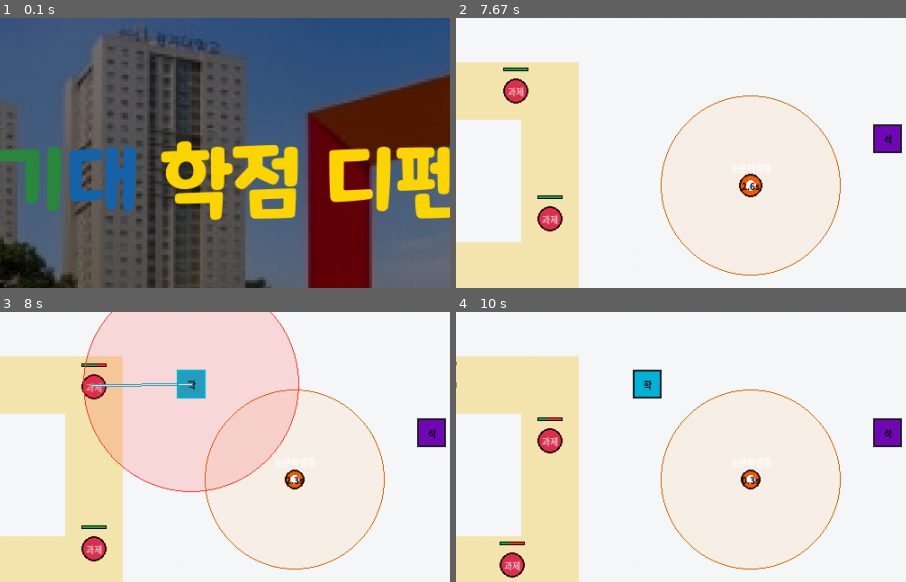
Above: before the commit, frames 1-4 (two rows, left to right).
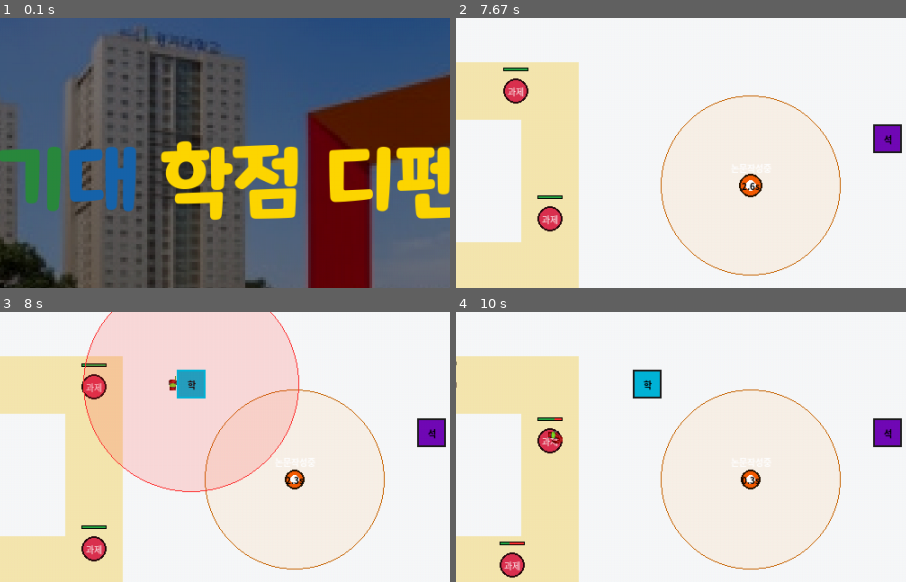
Above: after the commit, the same moments.

Repository: Dooroomi/kgu-defense-game
Game: pygame game, started from pygame_defense/main.py
The game is run twice, just before and just after one commit, with the same random seed, the same clock (stepped at 60 frames per second) and the same inputs.
Inputs (mouse positions are % of the whole screen's width and height, from its top left):
- Up to frame 1 (0.1 s): no input
- Up to frame 2 (7.67 s): click (46, 54) at 0.38 s; click (19, 35) at 0.72 s; tap Space at 1, 4.4, 4.7 s; click (45, 76) at 1.88 s; click (34, 17) at 2.55 s; click (86, 42) at 3.38 s; click "과제" at 3.72 s; click (72, 25) at 4.05 s; right-click (28, 42) at 4.95 s; click (77, 61) at 5.28 s; click (71, 37) at 5.62 s; click (81, 74) at 6.28 s; click "과제" at 6.62 s; click (15, 85) at 6.95 s; click (57, 34) at 7.28 s; click (82, 27) at 7.62 s
- Up to frame 3 (8 s): click (46, 16) at 7.95 s
- Up to frame 4 (10 s): click (64, 56) at 8.28 s; click "과제" at 8.62 s; tap Space at 8.97, 9.27 s; click (72, 81) at 9.38 s; click (80, 78) at 9.72 s
The pictures show only the part of the screen within x 25-75%, y 3-53%; the shares and areas given below are measured in that part.

Frames 1-2 are identical in both runs. In frame 3, 0.3% of the frame differs, in the area x 20-43%, y 19-30%; in frame 4, 0.1%.

Commit message:
Feat: 학부생 아메리카노 투척 애니메이션(스프라이트) 적용

Diff:
--- a/pygame_defense/main.py
+++ b/pygame_defense/main.py
@@ -460,6 +460,7 @@
     enemies = []
     towers = []   # 유저가 직접 상점을 통해 배치하도록 빈 리스트로 시작
     traps = []    # 설치기(트랩) 컨테이너 추가
+    projectiles = [] # 학부생 타워의 아메리카노 발사체 컨테이너 추가
 
     # 레이저 빔 및 폭발 입자 등의 시각적 특수 효과를 저장하는 리스트
     laser_effects = []
@@ -646,9 +647,14 @@
             for enemy in enemies:
                 enemy.update(towers)
 
-            # 2-2. 모든 방어탑 타겟 조준 및 레이저 공격 연산
+            # 2-2. 모든 방어탑 타겟 조준 및 레이저 공격 연산 (학부생 발사체 리스트 전달)
             for tower in towers:
-                tower.update(enemies, laser_effects)
+                tower.update(enemies, laser_effects, projectiles)
+
+            # 2-2-2. 아메리카노 발사체(Projectile) 이동 추적 및 충돌 업데이트
+            for proj in projectiles:
+                proj.update()
+            projectiles = [p for p in projectiles if p.is_active]
 
             # 2-3. 모든 설치기(트랩) 3초 카운트다운 폭발 감지
             next_traps = []
@@ -741,6 +747,10 @@
         for enemy in enemies:
             enemy.draw(screen)
 
+        # 발사체(아메리카노) 그리기
+        for proj in projectiles:
+            proj.draw(screen)
+
         # 3-1. 레이저 사격선 및 구형 충격파 시각 효과 렌더링
         next_lasers = []
         for fx in laser_effects:
--- a/pygame_defense/tower.py
+++ b/pygame_defense/tower.py
@@ -1,7 +1,35 @@
 # tower.py
 import pygame
 import math
+import os
 from settings import GRAY, CYAN, PURPLE, PINK, ORANGE
+
+# 아메리카노 발사체 이미지 슬라이싱을 위한 프레임 컨테이너 및 헬퍼 함수
+americano_frames = []
+
+def load_americano_frames():
+    """
+    americano.png 스프라이트 시트를 로드하고 subsurface를 이용하여 6개의 개별 프레임으로 분할합니다.
+    """
+    global americano_frames
+    if americano_frames:
+        return
+    base_dir = os.path.dirname(os.path.abspath(__file__))
+    img_path = os.path.join(base_dir, "americano.png")
+    try:
+        sheet = pygame.image.load(img_path).convert_alpha()
+        sheet_w, sheet_h = sheet.get_size()
+        frame_w = sheet_w // 2
+        frame_h = sheet_h // 3
+        for row in range(3):
+            for col in range(2):
+                rect = pygame.Rect(col * frame_w, row * frame_h, frame_w, frame_h)
+                frame_img = sheet.subsurface(rect)
+                # 발사체가 눈에 잘 띄도록 24x24로 예쁘게 리사이즈
+                scaled_frame = pygame.transform.scale(frame_img, (24, 24))
+                americano_frames.append(scaled_frame)
+    except Exception as e:
+        print(f"Warning: Failed to load americano.png from {img_path} ({e})")
 
 class Tower:
     def __init__(self, tower_type, x, y):
@@ -53,7 +81,7 @@
             self.cost = 1500
             self.color = GRAY
 
-    def update(self, enemies, laser_effects):
+    def update(self, enemies, laser_effects, projectiles=None):
         """
         타워 동작 업데이트. 범위 내의 적을 탐색하고 주기적으로 공격합니다.
         보스의 스턴 공격을 받았을 때는 카운트다운을 하며 작동을 멈춥니다.
@@ -73,7 +101,7 @@
         if self.cooldown_tracker == 0:
             target = self.find_target(enemies)
             if target:
-                self.attack(target, enemies, laser_effects)
+                self.attack(target, enemies, laser_effects, projectiles)
 
     def find_target(self, enemies):
         """
@@ -98,12 +126,16 @@
 
         return best_target
 
-    def attack(self, enemy, enemies, laser_effects):
+    def attack(self, enemy, enemies, laser_effects, projectiles=None):
         """
         타겟으로 정한 적에게 피해를 입히고 사격 쿨다운을 리셋합니다.
         광역 공격 타워(석사)인 경우 스플래시 데미지를 가합니다.
-        """
-        if self.is_aoe:
+        학부생 타워인 경우 발사체를 생성해 날려보냅니다.
+        """
+        if self.tower_type == "학부생" and projectiles is not None:
+            # 학부생 타워는 즉발 데미지 대신 아메리카노 발사체(Projectile) 생성
+            projectiles.append(Projectile("americano", enemy, self.x, self.y, self.attack_damage))
+        elif self.is_aoe:
             # 1. 주 타겟 데미지
             enemy.take_damage(self.attack_damage)
             # 2. 광역 범위 데미지 (주 타겟 반경 60px 내의 모든 적에게)
@@ -124,7 +156,7 @@
                 "duration": 7
             })
         else:
-            # 단일 타겟 데미지
+            # 단일 타겟 데미지 (박사 등)
             enemy.take_damage(self.attack_damage)
 
             # 단일 사격 레이저 추가
@@ -283,20 +315,72 @@
 
 
 class Projectile:
-    def __init__(self, weapon_type, target_enemy, x, y):
-        """
-        (하위 호환성을 위해 유지되는 뼈대 모델)
+    def __init__(self, weapon_type, target_enemy, x, y, damage=3.0):
+        """
+        학부생 타워가 발사하는 아메리카노(커피 컵) 투척용 투사체 클래스
         """
         self.weapon_type = weapon_type
         self.target_enemy = target_enemy
-        self.x = x
-        self.y = y
-        self.speed = 5.0
-        self.radius = 5
+        self.x = float(x)
+        self.y = float(y)
+        self.damage = float(damage)
+        self.speed = 7.0                 # 등속 이동 속도
+        self.radius = 12
         self.is_active = True
 
+        # 애니메이션 파라미터 구성
+        self.current_frame = 0
+        self.animation_timer = 0
+        self.animation_speed = 5         # 5틱마다 다음 애니메이션 프레임으로 전환 (약 12 FPS)
+
+        # 투사체 소스 프레임 리스트 로드
+        load_americano_frames()
+
     def update(self):
-        pass
+        """
+        발사체를 적을 향해 등속 추적 이동시키고, 프레임 애니메이션 인덱스를 갱신합니다.
+        """
+        if not self.is_active:
+            return
+
+        # 1. 타겟 소멸/본진도입 감지 시 자동 소멸 예외 처리
+        if not self.target_enemy.is_alive or self.target_enemy.reached_end:
+            self.is_active = False
+            return
+
+        # 2. 타겟 적의 실시간 (x, y) 중심 좌표 추적 및 이동
+        dx = self.target_enemy.x - self.x
+        dy = self.target_enemy.y - self.y
+        distance = math.hypot(dx, dy)
+
+        if distance <= self.speed:
+            # 충돌 성공! 데미지 적용 및 발사체 소멸
+            self.target_enemy.take_damage(self.damage)
+            self.is_active = False
+        else:
+            # 방향 벡터 정규화 및 이동 연산
+            self.x += (dx / distance) * self.speed
+            self.y += (dy / distance) * self.speed
+
+        # 3. 틱 타이머 기반 프레임 번호 순차 증가 (0~5프레임 순환)
+        self.animation_timer += 1
+        if self.animation_timer >= self.animation_speed:
+            self.animation_timer = 0
+            self.current_frame = (self.current_frame + 1) % 6
 
     def draw(self, screen):
-        pass
+        """
+        슬라이싱된 아메리카노 스프라이트 이미지의 애니메이션을 그립니다.
+        """
+        if not self.is_active:
+            return
+
+        # 로드된 6개의 이미지 리스트 중에서 렌더링 진행
+        if americano_frames and self.current_frame < len(americano_frames):
+            img = americano_frames[self.current_frame]
+            rect = img.get_rect(center=(int(self.x), int(self.y)))
+            screen.blit(img, rect)
+        else:
+            # 이미지 로드 실패 시에 대비한 깔끔한 브라운 컬러 커피 구체 폴백 렌더링
+            pygame.draw.circle(screen, (101, 67, 33), (int(self.x), int(self.y)), 6)
+            pygame.draw.circle(screen, (30, 20, 10), (int(self.x), int(self.y)), 6, 1)
Binary file added: pygame_defense/americano.png
